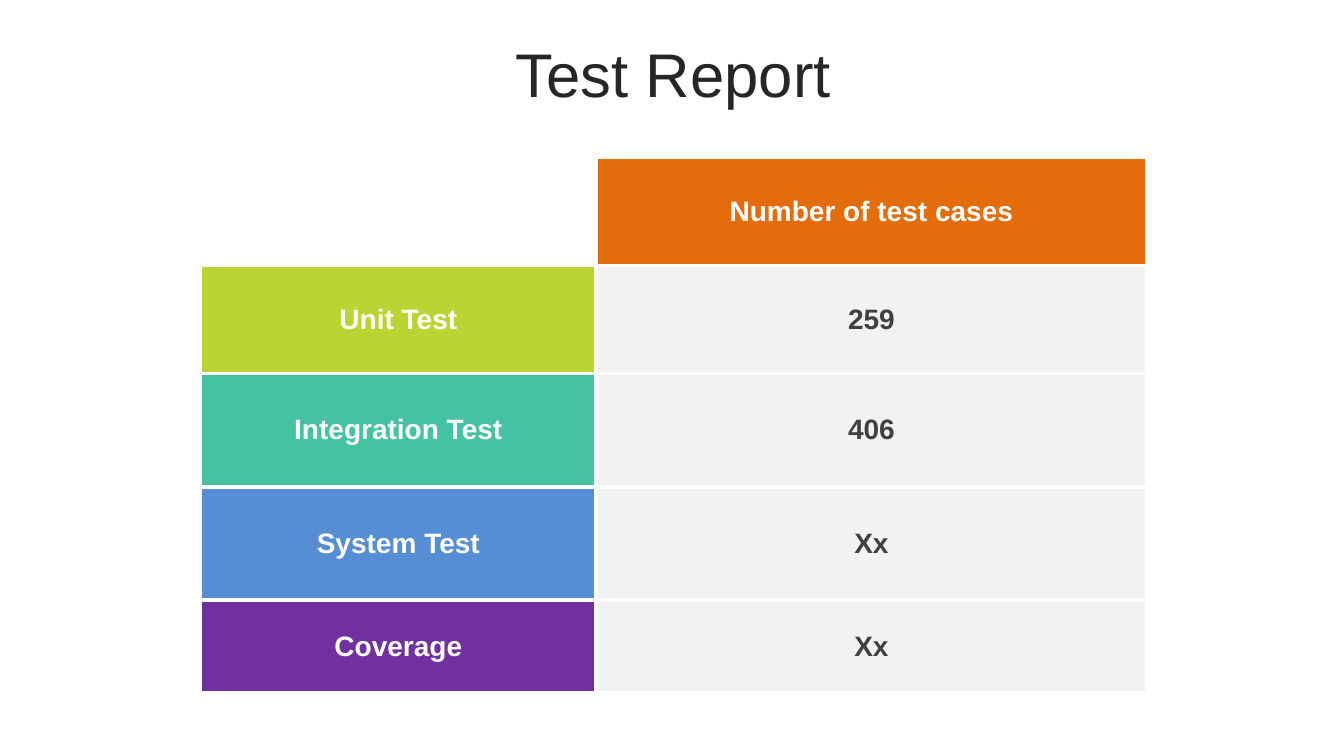
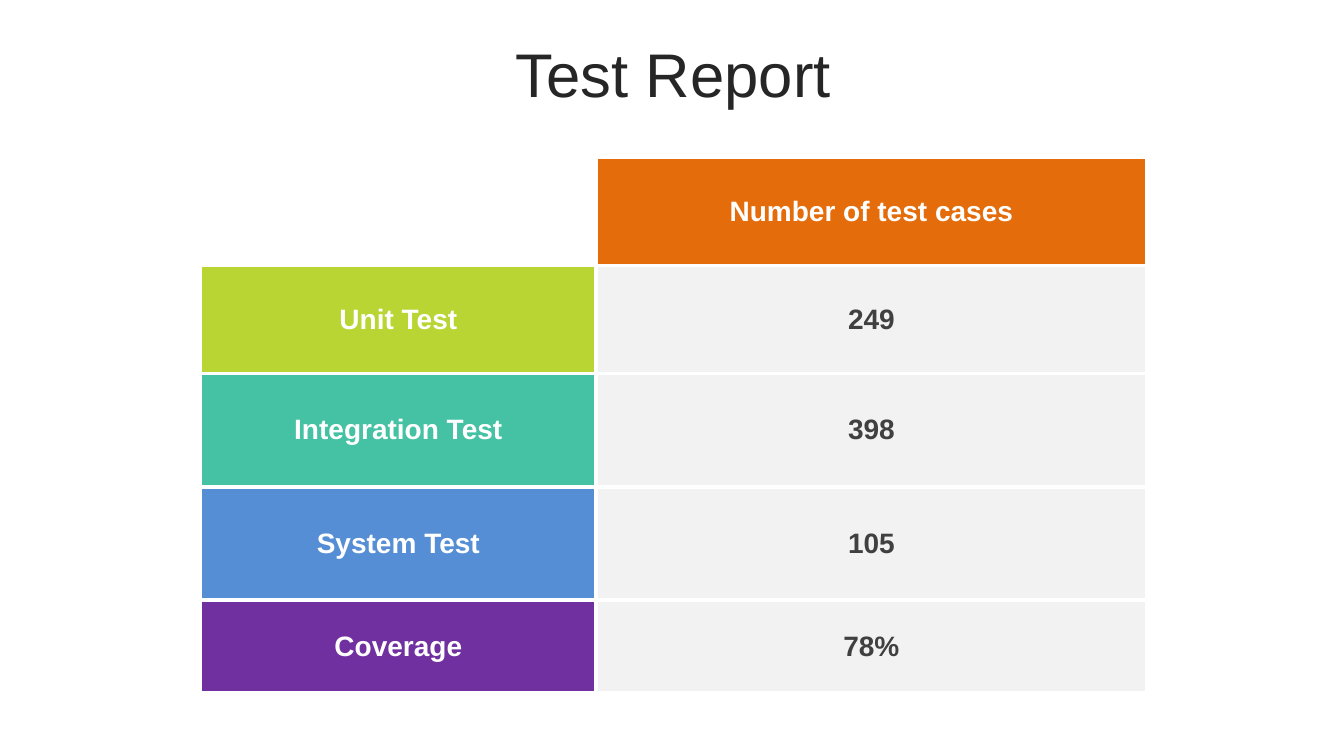
Before and after one commit to thaihavan/capstone_project, a slide deck: slide 33 of sources/docs/TripSharing.pptx (slide 31 before the commit). Drawn at 1344x756 pixels with LibreOffice and Linux fonts; fonts in the diff are those of the drawing. Boxes give left, top, right and bottom in pixels: in the first picture for what was removed or moved away, otherwise in the second. Text is boxed around its words. In the diff, an @@ line names an element or a change of style, - is before the commit and + after.

```diff
--- a/sources/docs/TripSharing.pptx
+++ b/sources/docs/TripSharing.pptx
@@ table at (201, 157, 1147, 694) @@
-row 2, column 2: 259
+row 2, column 2: 249
-row 3, column 2: 406
+row 3, column 2: 398
-row 4, column 2: Xx
+row 4, column 2: 105
-row 5, column 2: Xx
+row 5, column 2: 78%
```
Also in this commit, not shown: 10 other slides changed, 3 slides added, 3 other files.
